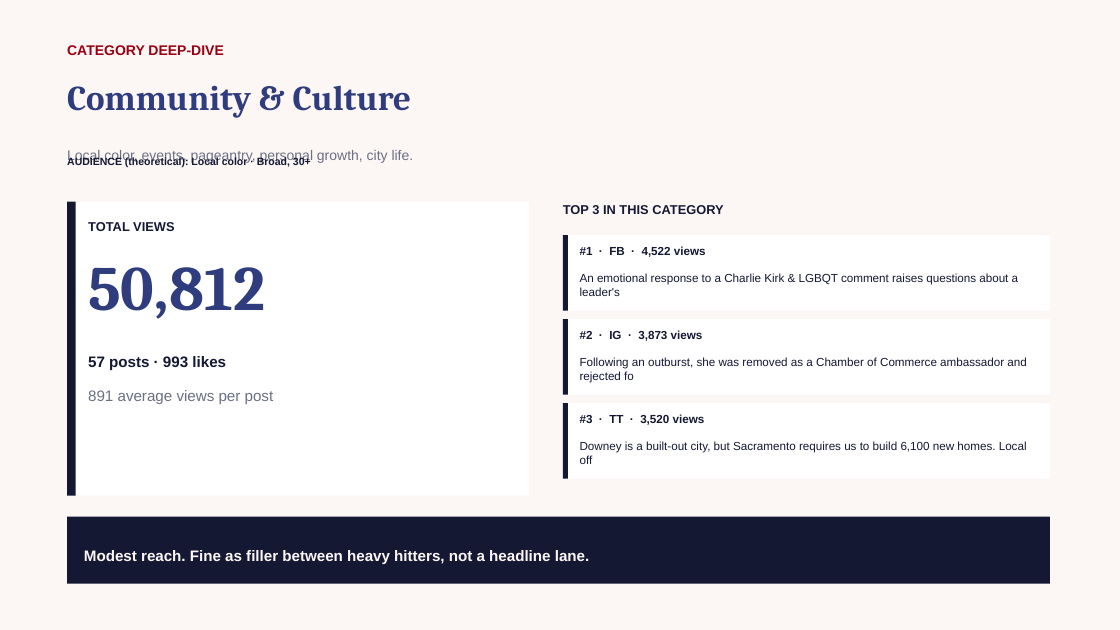
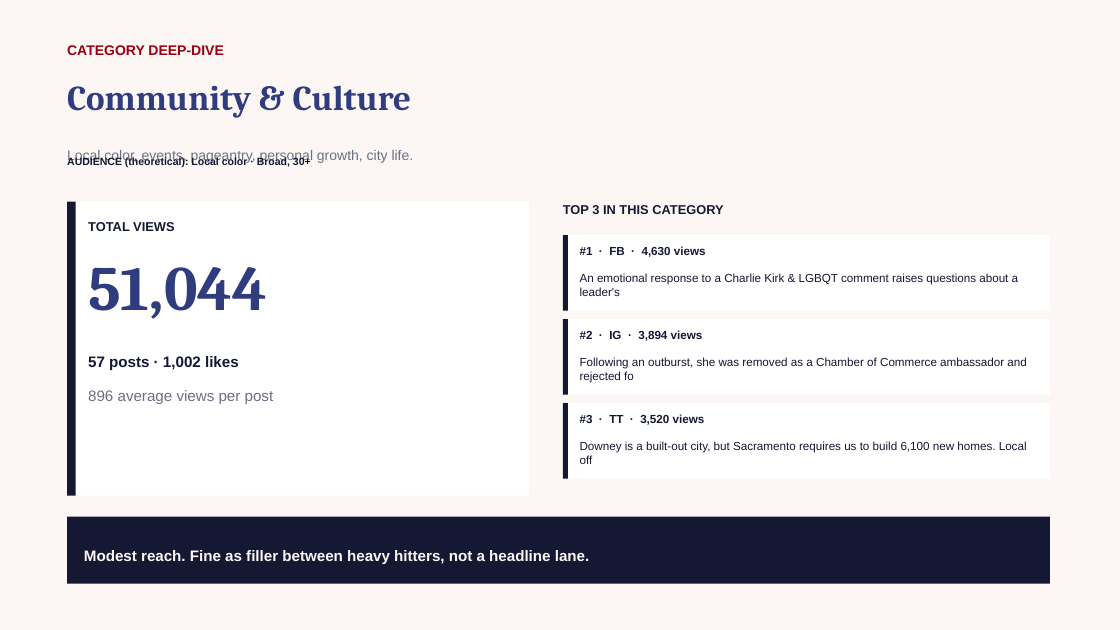
Before and after one commit to zvmmer/talking-downey-kpis, a slide deck: slide 10 of SPONSOR_CONTENT_REPORT.pptx (slide 9 before the commit). Drawn at 1120x630 pixels with LibreOffice and Linux fonts; fonts in the diff are those of the drawing. Boxes give left, top, right and bottom in pixels: in the first picture for what was removed or moved away, otherwise in the second. Text is boxed around its words. In the diff, an @@ line names an element or a change of style, - is before the commit and + after.

```diff
--- a/SPONSOR_CONTENT_REPORT.pptx
+++ b/SPONSOR_CONTENT_REPORT.pptx
@@ text at [88,267,267,319]: text changed @@
-50,812
+51,044
@@ text at [580,246,706,257]: text changed @@
-#1 · FB · 4,522 views
+#1 · FB · 4,630 views
@@ text at [88,356,239,370]: text changed @@
-57 posts · 993 likes
+57 posts · 1,002 likes
@@ text at [580,330,703,341]: text changed @@
-#2 · IG · 3,873 views
+#2 · IG · 3,894 views
@@ text at [88,390,274,404]: text changed @@
-891 average views per post
+896 average views per post
```
Also in this commit, not shown: 13 other slides changed, 5 other files.
